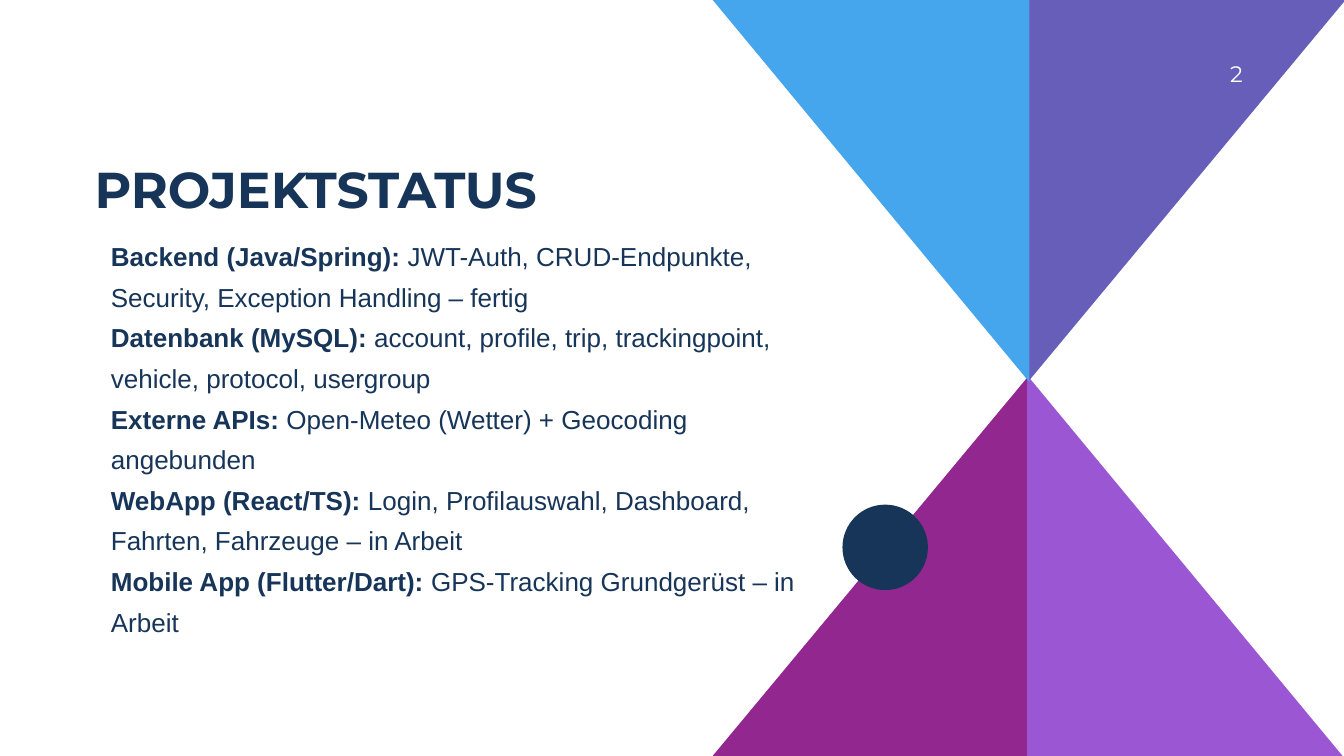
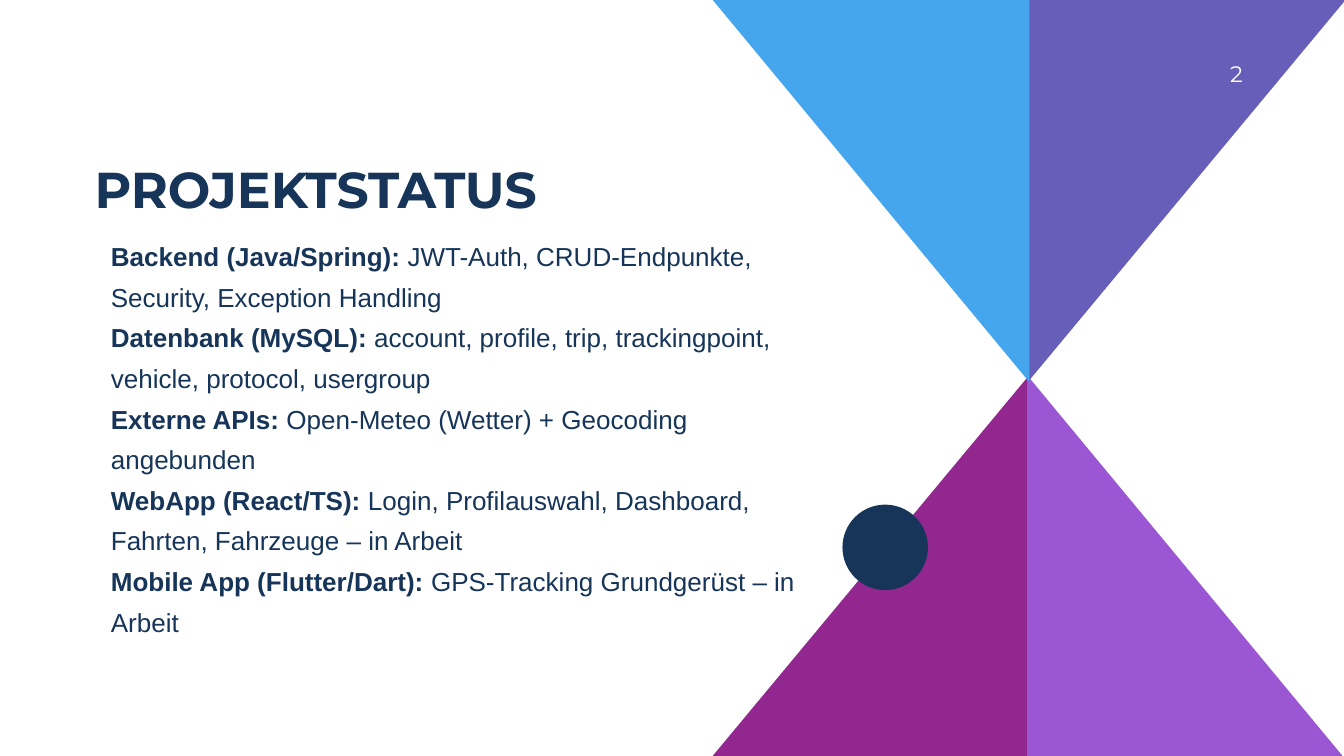
Before and after one commit to A-SimpleName/DriveSense, a slide deck: slide 2 of Dokumentation/Präsentationen/DS_Statusmeeting_1.pptx. Drawn at 1344x756 pixels with LibreOffice and Linux fonts; fonts in the diff are those of the drawing; background and template pictures are left out. Boxes give left, top, right and bottom in pixels: in the first picture for what was removed or moved away, otherwise in the second. Text is boxed around its words. In the diff, an @@ line names an element or a change of style, - is before the commit and + after.

```diff
--- a/Dokumentation/Präsentationen/DS_Statusmeeting_1.pptx
+++ b/Dokumentation/Präsentationen/DS_Statusmeeting_1.pptx
@@ text at (111,247,751,313): text changed @@
-Backend (Java/Spring): JWT-Auth, CRUD-Endpunkte, Security, Exception Handling – fertig
+Backend (Java/Spring): JWT-Auth, CRUD-Endpunkte, Security, Exception Handling
```
Also in this commit, not shown: 4 other slides changed, 1 slide added.
